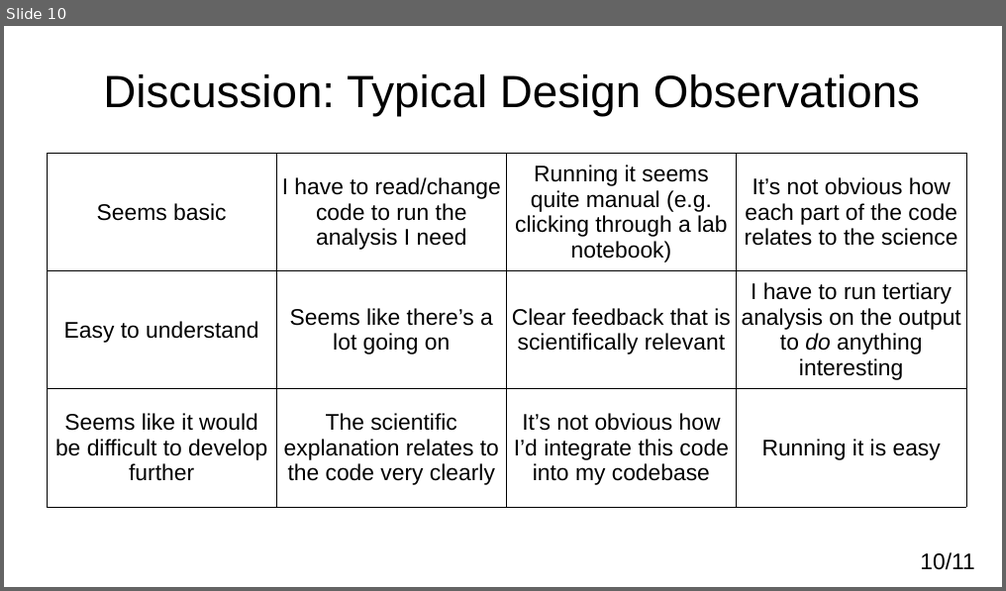
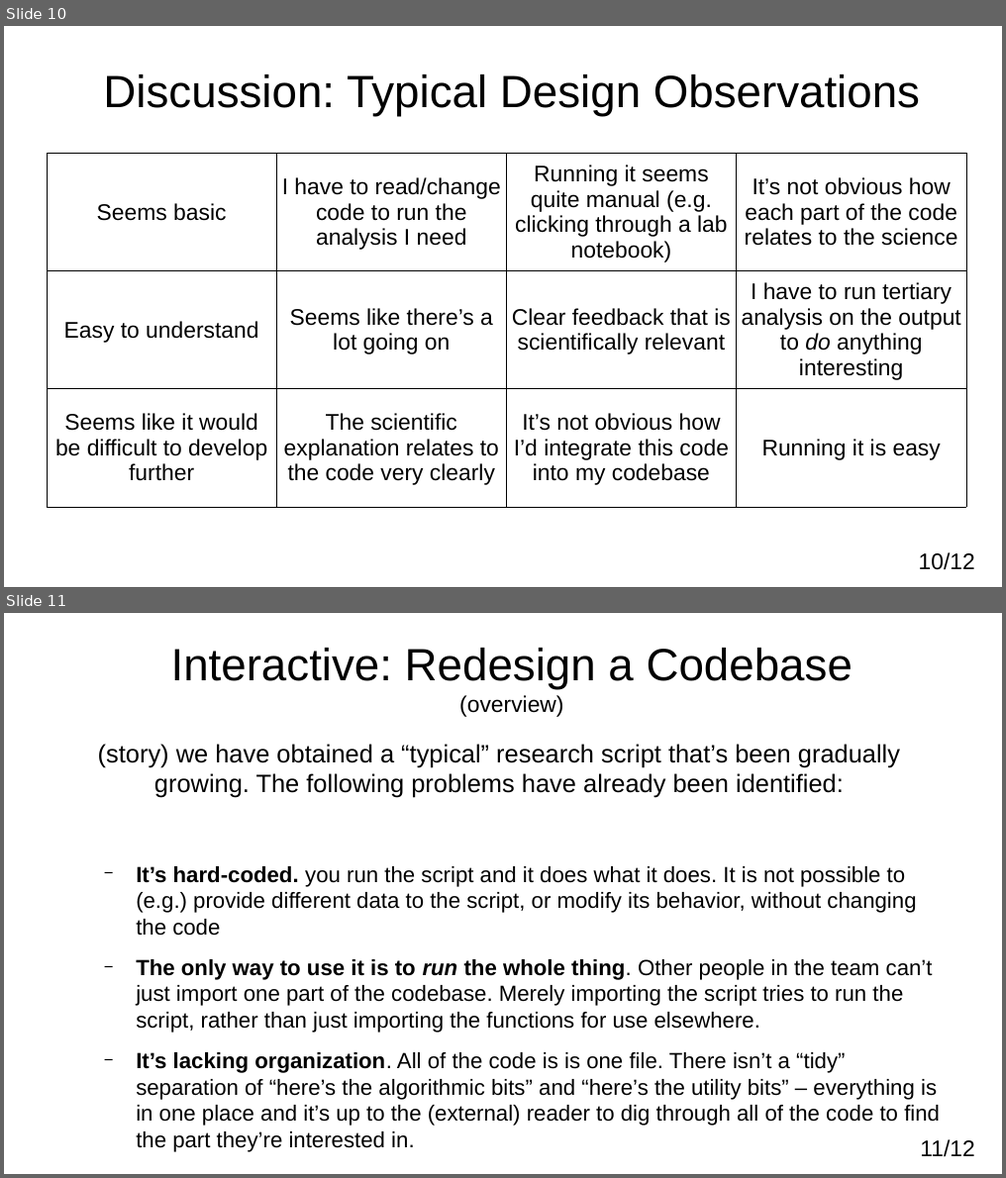
Before and after one commit to adamkewley/rse-meetups, a slide deck: 3_SoftwareDesign/PresentationSlides.odp. Shown one above the other, each under a label of ours: slide 10 before the commit, slides 10 and 11 after it. The pictures are 1006x591 and 1006x1178 pixels, drawn with LibreOffice and Linux fonts; fonts in the diff are those of the drawing. Boxes give left, top, right and bottom in pixels: in the first picture for what was removed or moved away, otherwise in the second. Text is boxed around its words. In the diff, an @@ line names an element or a change of style, - is before the commit and + after.

```diff
--- a/3_SoftwareDesign/PresentationSlides.odp
+++ b/3_SoftwareDesign/PresentationSlides.odp
@@ slide 11 added at [4,613,1002,1174], background #FFFFFF @@
@@ title added at [171,648,852,717], 36 pt, text #000000 @@
+Interactive: Redesign a Codebase
+(overview)
@@ text added at [98,744,940,1126], 17.5 pt, text #000000 @@
+(story) we have obtained a “typical” research script that’s been gradually growing. The following problems have already been identified:
+  − It’s hard-coded. you run the script and it does what it does. It is not possible to (e.g.) provide different data to the script, or modify its behavior, without changing the code
+  − The only way to use it is to run the whole thing. Other people in the team can’t just import one part of the codebase. Merely importing the script tries to run the script, rather than just importing the functions for use elsewhere.
+  − It’s lacking organization. All of the code is is one file. There isn’t a “tidy” separation of “here’s the algorithmic bits” and “here’s the utility bits” – everything is in one place and it’s up to the (external) reader to dig through all of the code to find the part they’re interested in.
@@ page number added at [920,1140,974,1157], 18 pt, text #000000 @@
+11/12
@@ page number at [919,553,975,570]: text changed @@
-10/11
+10/12
```
Also in this commit, not shown: 6 slides changed.
